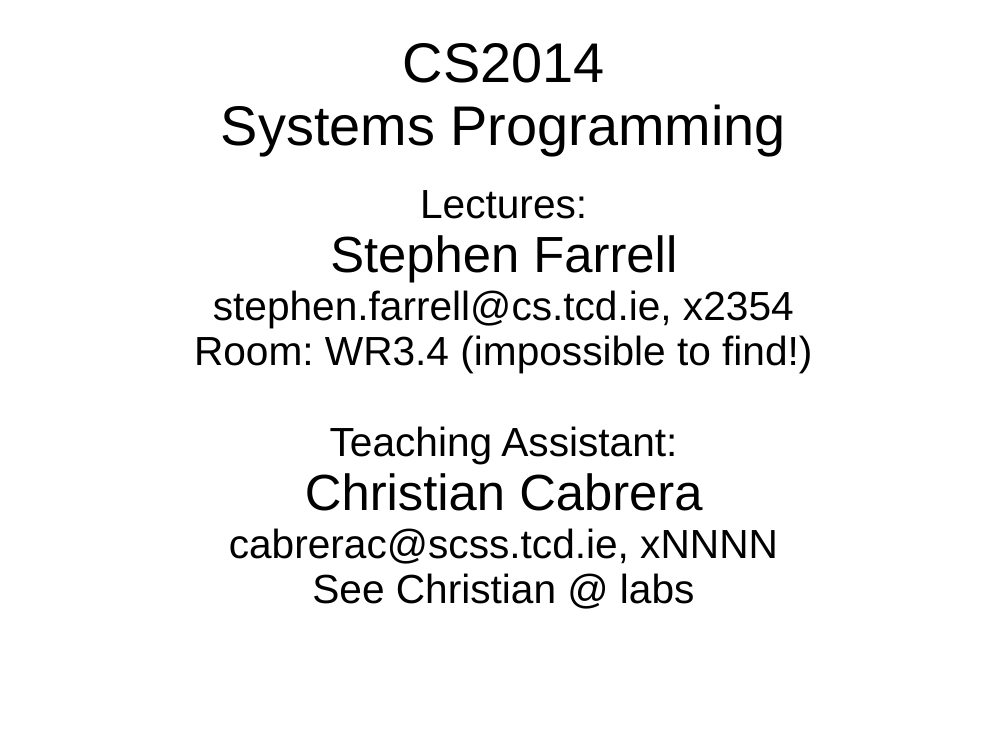
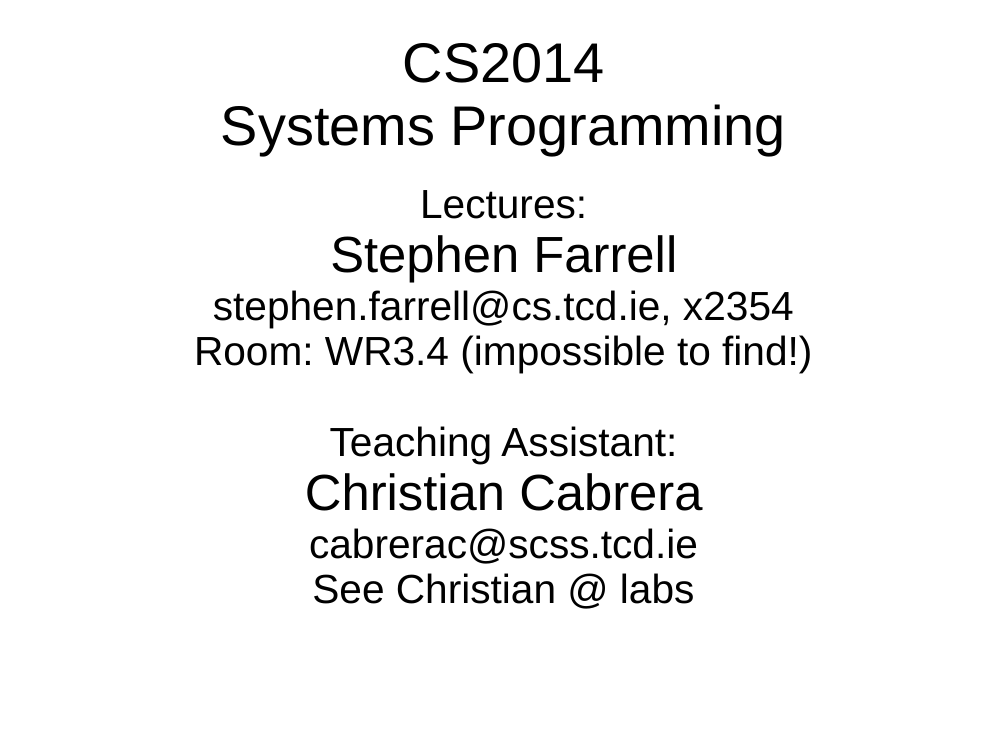
Before and after one commit to sftcd/cs2014, a slide deck: slide 1 of lectures/intro.ppt. Drawn at 1008x756 pixels with LibreOffice and Linux fonts; fonts in the diff are those of the drawing. Boxes give left, top, right and bottom in pixels: in the first picture for what was removed or moved away, otherwise in the second. Text is boxed around its words. In the diff, an @@ line names an element or a change of style, - is before the commit and + after.

```diff
--- a/lectures/intro.ppt
+++ b/lectures/intro.ppt
@@ subtitle at (x1=309, y1=528, x2=698, y2=564): text changed @@
-cabrerac@scss.tcd.ie, xNNNN
+cabrerac@scss.tcd.ie
```
Also in this commit, not shown: 10 other slides changed, 4 other files.
